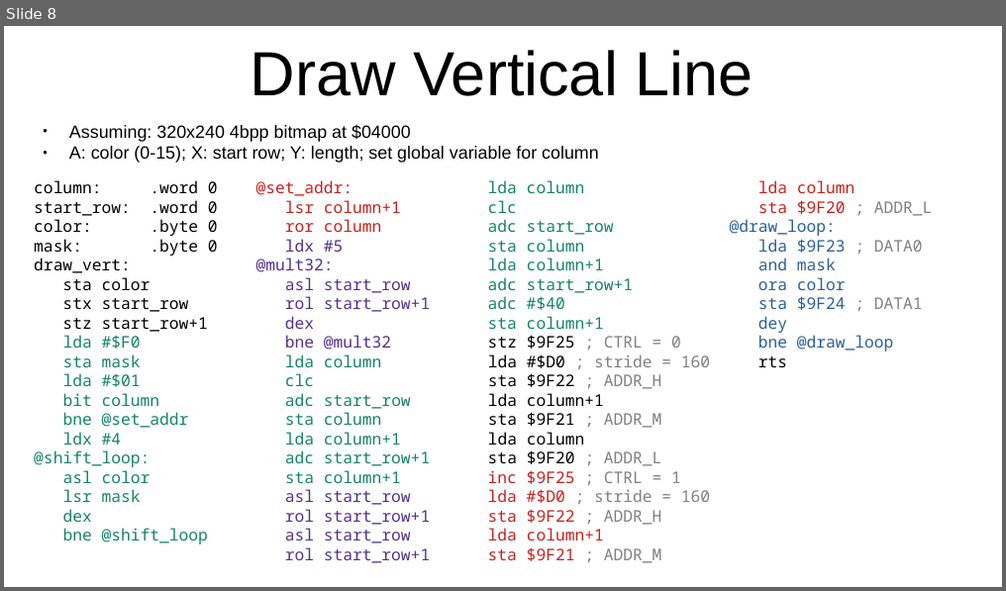
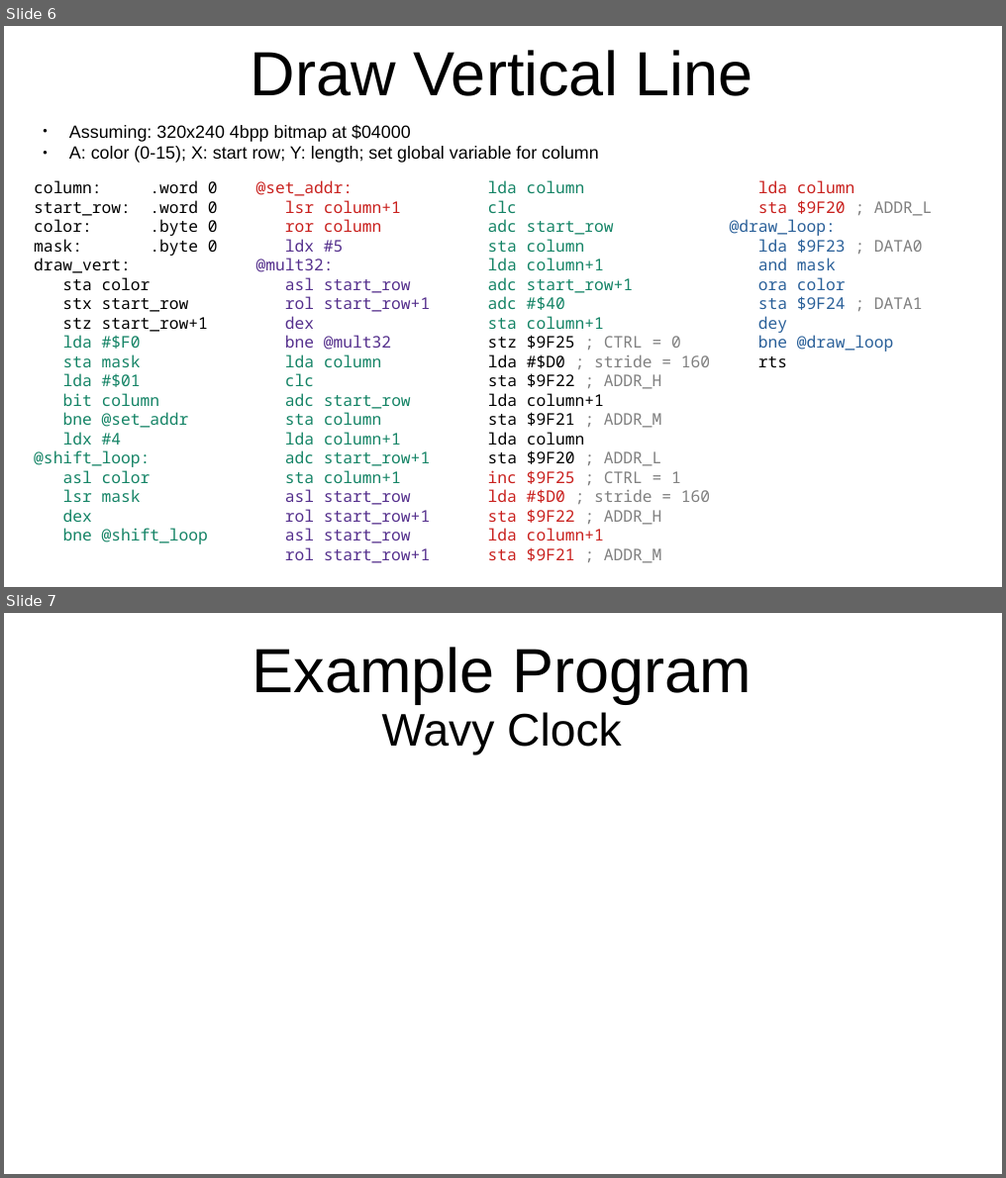
Before and after one commit to SlithyMatt/x16-assembly-tutorial, a slide deck: Lesson16/Lesson16.odp. Shown one above the other, each under a label of ours: slide 8 before the commit, slides 6 and 7 after it. The pictures are 1006x591 and 1006x1178 pixels, drawn with LibreOffice and Linux fonts; fonts in the diff are those of the drawing. Boxes give left, top, right and bottom in pixels: in the first picture for what was removed or moved away, otherwise in the second. Text is boxed around its words. In the diff, an @@ line names an element or a change of style, - is before the commit and + after.

```diff
--- a/Lesson16/Lesson16.odp
+++ b/Lesson16/Lesson16.odp
@@ slide 7 added at box(4, 613, 1002, 1174), background #FFFFFF @@
@@ title added at box(252, 647, 751, 756), 60 pt, text #000000 @@
+Example Program
+Wavy Clock
@@ what was slide 8 is now slide 6 @@
```
Also in this commit, not shown: 1 slide changed, 4 other slides added, 7 slides removed.
